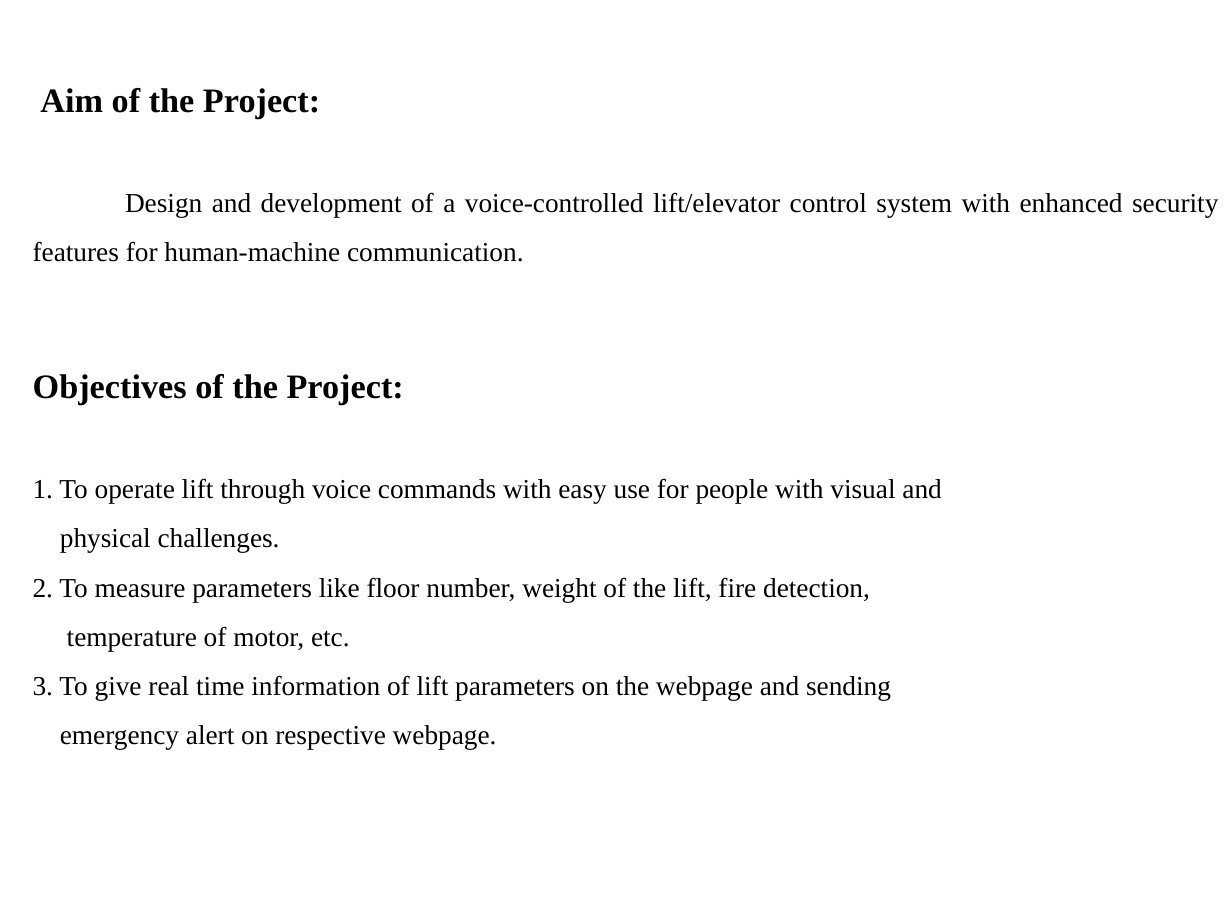
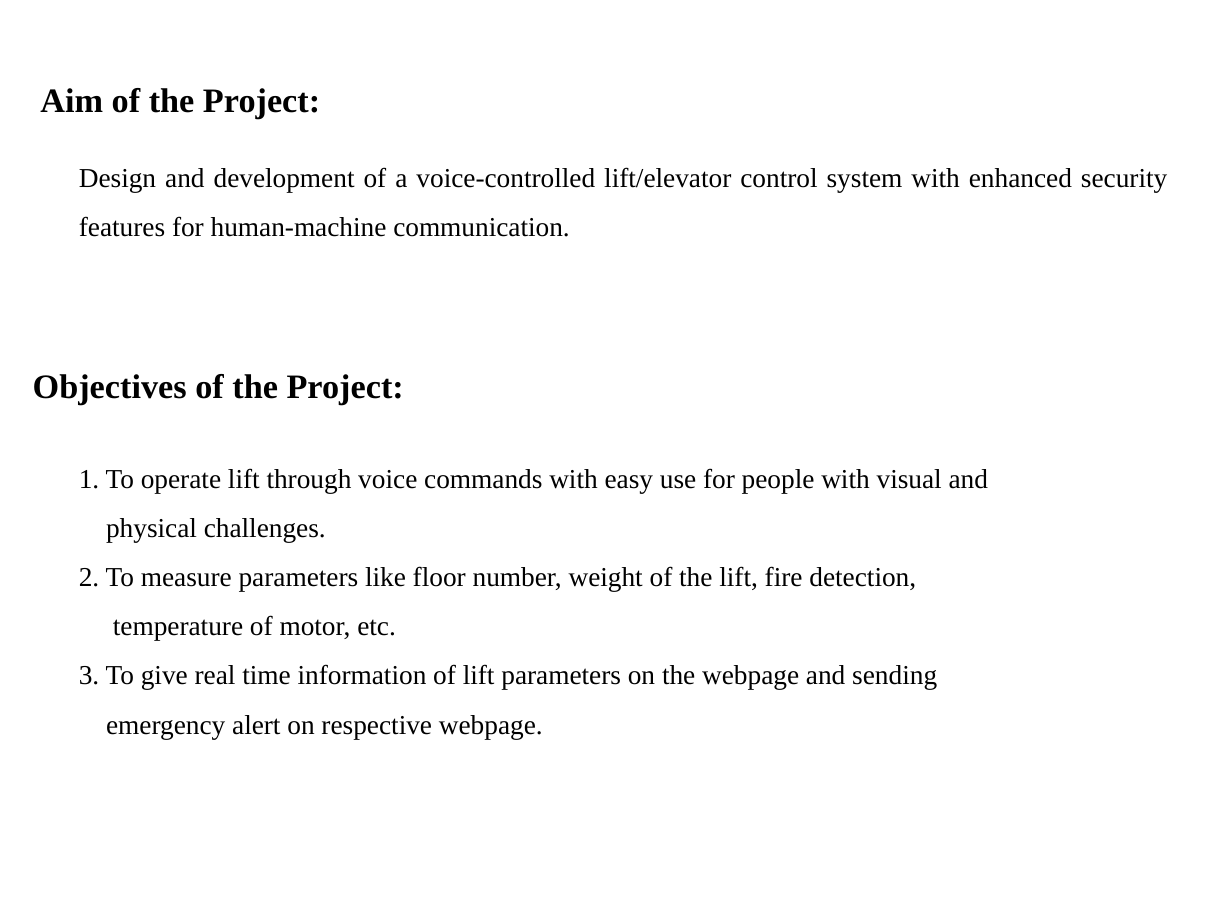
Before and after one commit to OnkarWaman/Voice-Operated-Lift, a slide deck: slide 6 of 5) Stage-I PPT/our ppt.pptx. Drawn at 1232x924 pixels with LibreOffice and Linux fonts; fonts in the diff are those of the drawing. Boxes give left, top, right and bottom in pixels: in the first picture for what was removed or moved away, otherwise in the second. Text is boxed around its words. In the diff, an @@ line names an element or a change of style, - is before the commit and + after.

```diff
--- a/5) Stage-I PPT/our ppt.pptx
+++ b/5) Stage-I PPT/our ppt.pptx
@@ subtitle "Design and development of a ..." rewrapped from [33, 192, 1218, 262] to [79, 167, 1167, 237] @@
@@ text "1. To operate lift through ...": place and size @@
-text "1. To operate lift through ..." at [33, 478, 941, 749]
+text "1. To operate lift through ..." at [79, 468, 988, 739]
```
Also in this commit, not shown: 12 other slides changed, 5 slides added.
